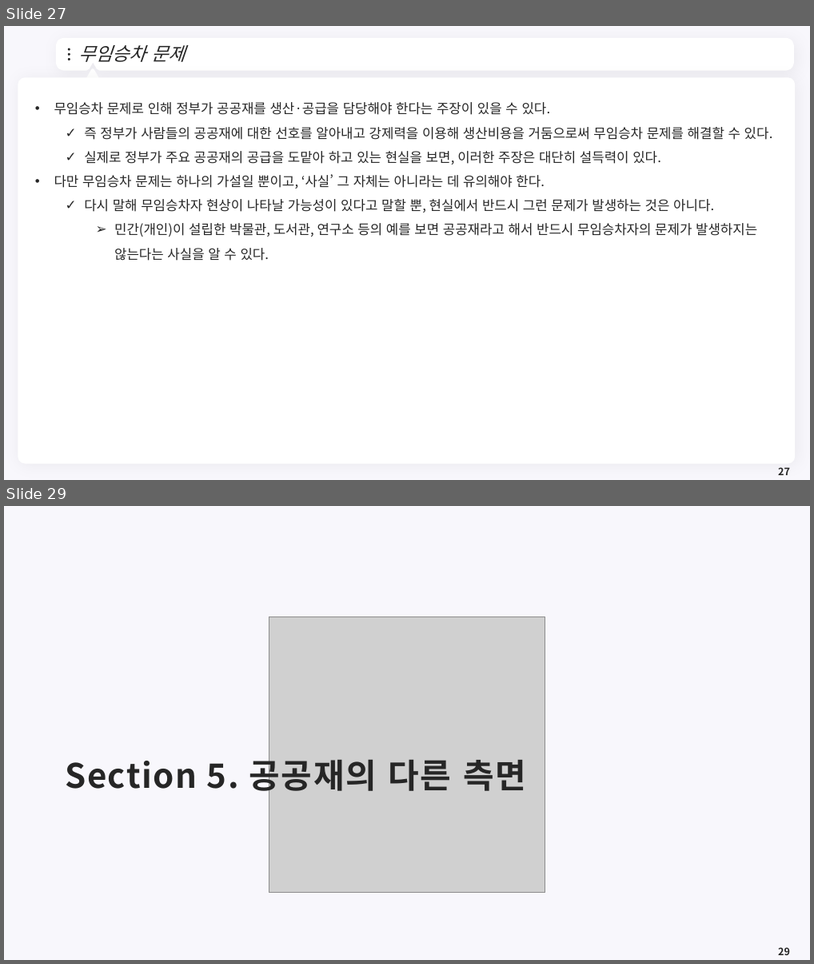
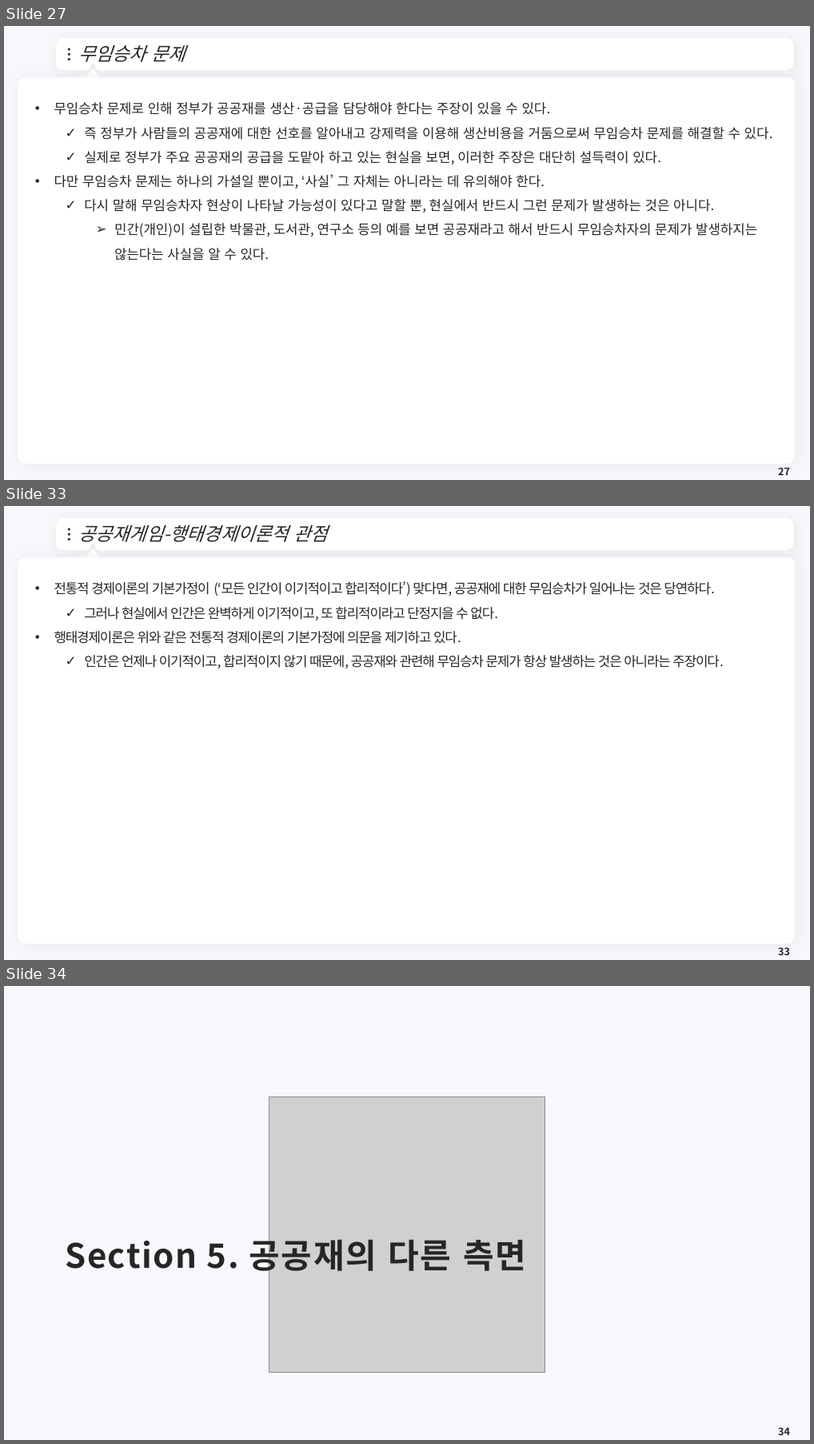
Before and after one commit to meandthey/Teaching, a slide deck: 재정학/01_Lectures/재정학_Chapter_4.pptx. Shown one above the other, each under a label of ours: slides 27 and 29 before the commit, slides 27, 33 and 34 after it; the slides between them are not shown. The pictures are 814x964 and 814x1444 pixels, drawn with LibreOffice and Linux fonts; fonts in the diff are those of the drawing; grey boxes stand for pictures; background and template pictures are left out. Boxes give left, top, right and bottom in pixels: in the first picture for what was removed or moved away, otherwise in the second. Text is boxed around its words. In the diff, an @@ line names an element or a change of style, - is before the commit and + after.

```diff
--- a/재정학/01_Lectures/재정학_Chapter_4.pptx
+++ b/재정학/01_Lectures/재정학_Chapter_4.pptx
@@ slide 33 added at bbox=[4, 506, 810, 960], background #F8F7FC; not listed: 7 template elements that a slide beside it also shows @@
@@ title added at bbox=[78, 525, 327, 542], 22 pt, text #262626, italic @@
+공공재게임-행태경제이론적 관점
@@ text added at bbox=[54, 581, 723, 668], 16 pt, text #262626 @@
+• 전통적 경제이론의 기본가정이 (‘모든 인간이 이기적이고 합리적이다’) 맞다면, 공공재에 대한 무임승차가 일어나는 것은 당연하다.
+  ✓ 그러나 현실에서 인간은 완벽하게 이기적이고, 또 합리적이라고 단정지을 수 없다.
+• 행태경제이론은 위와 같은 전통적 경제이론의 기본가정에 의문을 제기하고 있다.
+  ✓ 인간은 언제나 이기적이고, 합리적이지 않기 때문에, 공공재와 관련해 무임승차 문제가 항상 발생하는 것은 아니라는 주장이다.
@@ page number added at bbox=[778, 947, 790, 955], 12 pt, text #262626, bold @@
+33
@@ what was slide 29 is now slide 34 @@
@@ page number at bbox=[778, 1427, 790, 1435]: text changed @@
-29
+34
```
Also in this commit, not shown: 1 slide changed, 7 other slides added.
